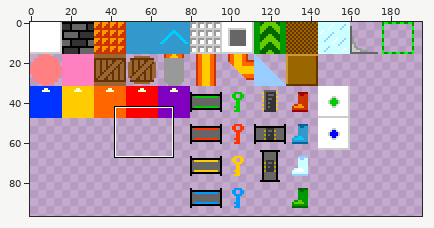
Sprite sheet, stored at roverchip/tiles.png. Above: a wide view before the commit, with the close-up outlined.
Close-up. The starting point:
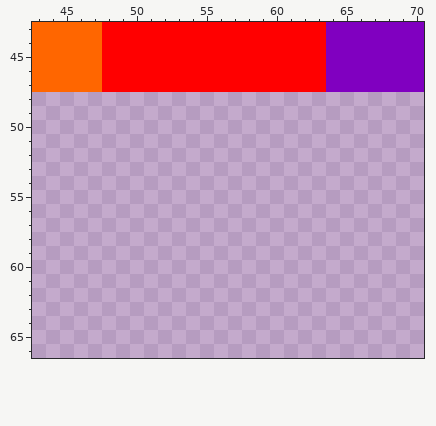
The file is 256x128 pixels. Shown: x 43..70, y 43..66. The wide view leaves out empty margins.
And afterwards:
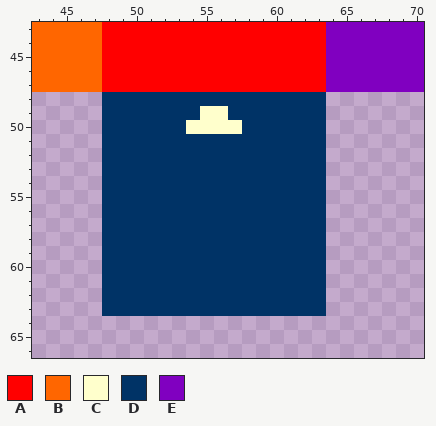
Palette (. is transparent): A #ff0000  B #ff6600  C #ffffcc  D #003366  E #8000c0
Edits made:
Colour C is added in row 49 at x 55 to 56; in row 50 at x 54 to 57.
Colour D is added in row 48 at x 48 to 63; in row 49 at x 48 to 54 and 57 to 63; in row 50 at x 48 to 53 and 58 to 63; in rows 51 to 63 at x 48 to 63.
